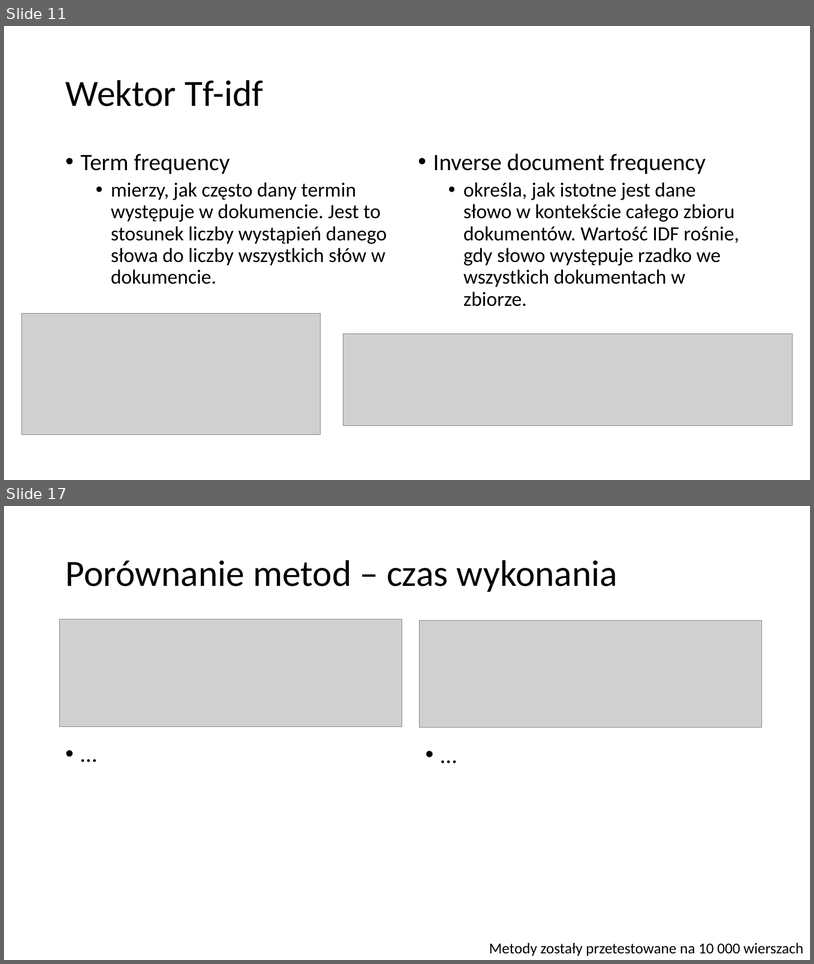
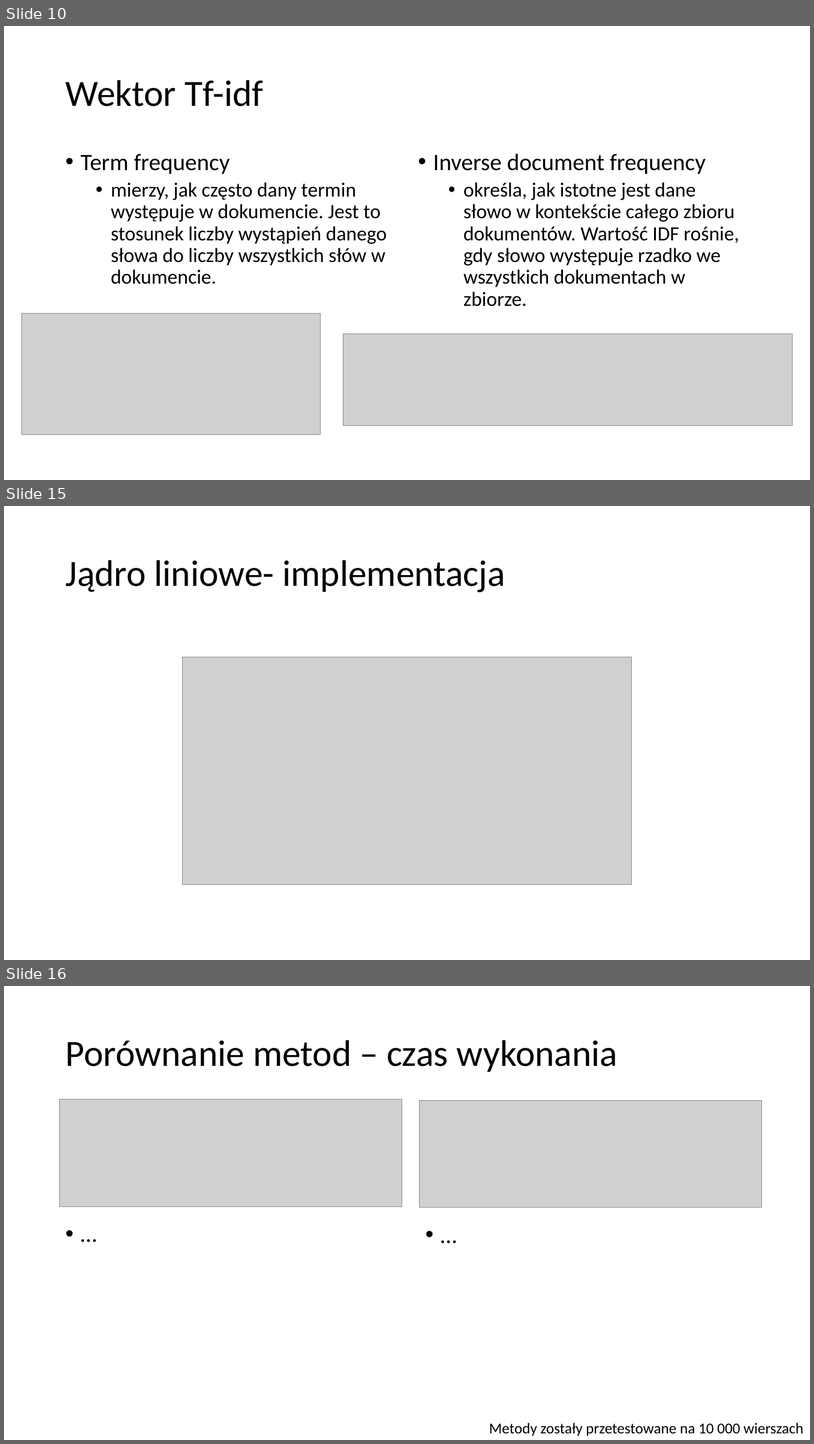
Before and after one commit to pgarwol/MovieRecommender, a slide deck: RekomendacjaFilmu.pptx. Shown one above the other, each under a label of ours: slides 11 and 17 before the commit, slides 10, 15 and 16 after it; the slides between them are not shown. The pictures are 814x964 and 814x1444 pixels, drawn with LibreOffice and Linux fonts; fonts in the diff are those of the drawing; grey boxes stand for pictures. Boxes give left, top, right and bottom in pixels: in the first picture for what was removed or moved away, otherwise in the second. Text is boxed around its words. In the diff, an @@ line names an element or a change of style, - is before the commit and + after.

```diff
--- a/RekomendacjaFilmu.pptx
+++ b/RekomendacjaFilmu.pptx
@@ slide 15 added at <box>4,506,810,960</box>, background #FFFFFF @@
@@ title added at <box>65,560,506,592</box>, 44 pt, text #000000 @@
+Jądro liniowe- implementacja
@@ picture added at <box>182,657,632,885</box> @@
@@ what was slide 11 is now slide 10 @@
@@ what was slide 17 is now slide 16 @@
```
Also in this commit, not shown: 8 slides changed, 5 other slides added, 7 slides removed.
